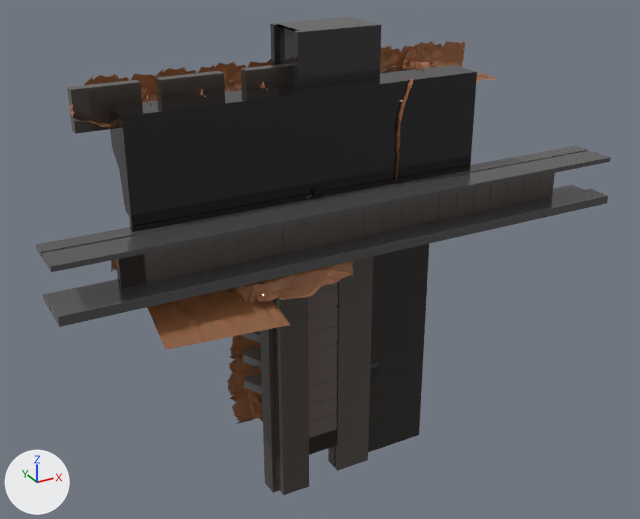
A saved change to the FBX model Pogplant/Pogplant Driver/Resources/Models/Environment/Level_02_Segment_04.fbx.
The view is the same before and after, from a camera (50 mm lens) standing at (-181.0, -496.0, -167.0) and looking at (15.0, -139.0, -345.0). The axes (+X, +Y, +Z) are drawn at lower left. The lights are the same throughout. Where no turn or scale is listed for an object, it has been applied to the vertices. Vertices at the same position are counted once.

Before the edit, the objects in view are built like this:
```python
me_mesh = bpy.data.meshes.new('Mesh')
me_mesh.from_pydata(...)  # 25208 vertices, 45053 faces; spans x -101.0..116.0, y -195.0..-97.0, z -473.0..-231.0
me_mesh.materials.append(mat_ez_texture)  # picture img_ez_texture_01_dds
me_mesh_035 = bpy.data.meshes.new('Mesh.035')
me_mesh_035.from_pydata(...)  # 24 vertices, 42 faces; spans x -144.0..144.0, y -13.0..13.0, z -1.0..1.0
me_mesh_035.materials.append(mat_material__6)
me_mesh_036 = bpy.data.meshes.new('Mesh.036')
me_mesh_036.from_pydata(...)  # 24 vertices, 40 faces; spans x -144.0..144.0, y -14.0..14.0, z -2.0..2.0
me_mesh_036.materials.append(mat_material__6)
ob_conveyer_01_walls_left = bpy.data.objects.new('Conveyer_01_Walls_Left', me_mesh_036)
ob_conveyer_01_walls_left.location = (21.0, -167.9, -326.2)
ob_conveyer_01_walls_right = bpy.data.objects.new('Conveyer_01_Walls_Right', me_mesh_035)
ob_conveyer_01_walls_right.location = (21.0, -167.0, -304.8)
ob_level_02_segment_04 = bpy.data.objects.new('Level_02_Segment_04', me_mesh)
ob_level_02_segment_04.location = (0.0, 0.0, 0.0)
# also in view: 'Conveyer_02_Chain' at (14.0, -142.0, -376.0); 'Conveyer_01_Chain' at (24.0, -163.0, -316.0)
```
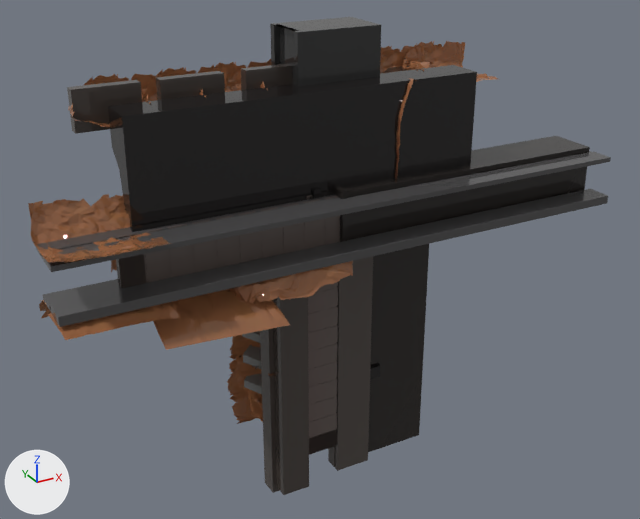
What the commit changed:
me_mesh is used by ob_level_02_segment_04; location (0.0, 0.0, 0.0).
me_mesh had 25208 vertices, 45053 faces and spanned x -101.0..116.0, y -195.0..-97.0, z -473.0..-231.0.
me_mesh now has 26366 vertices, 47189 faces and spans x -124.0..163.0, y -195.0..-97.0, z -473.0..-231.0.
me_mesh part 1: a new loose piece of 557 vertices spanning x -124.0..-76.0, y -187.0..-146.0, z -306.0..-288.0, in mat_ez_texture (picture img_ez_texture_01_dds).
me_mesh part 2: a new loose piece of 44 vertices spanning x 11.0..163.0, y -168.0..-140.0, z -335.0..-300.0, in mat_ez_texture (picture img_ez_texture_01_dds).
me_mesh part 3: 557 vertices added at x -124.0..-76.0, y -187.0..-145.0, z -344.0..-327.0.

What differs and where, as boxes [x1, y1, x2, y2] in the pictures (640 x 519 px):
'Level_02_Segment_04', reshaped
    before: [67, 17, 498, 495]
    after: [28, 17, 590, 495]
part 1 of me_mesh, added (brown)
    after: [28, 194, 171, 263]
part 2 of me_mesh, added (black)
    after: [335, 136, 590, 242]
part 3 of me_mesh, added (brown)
    after: [39, 300, 181, 340]
